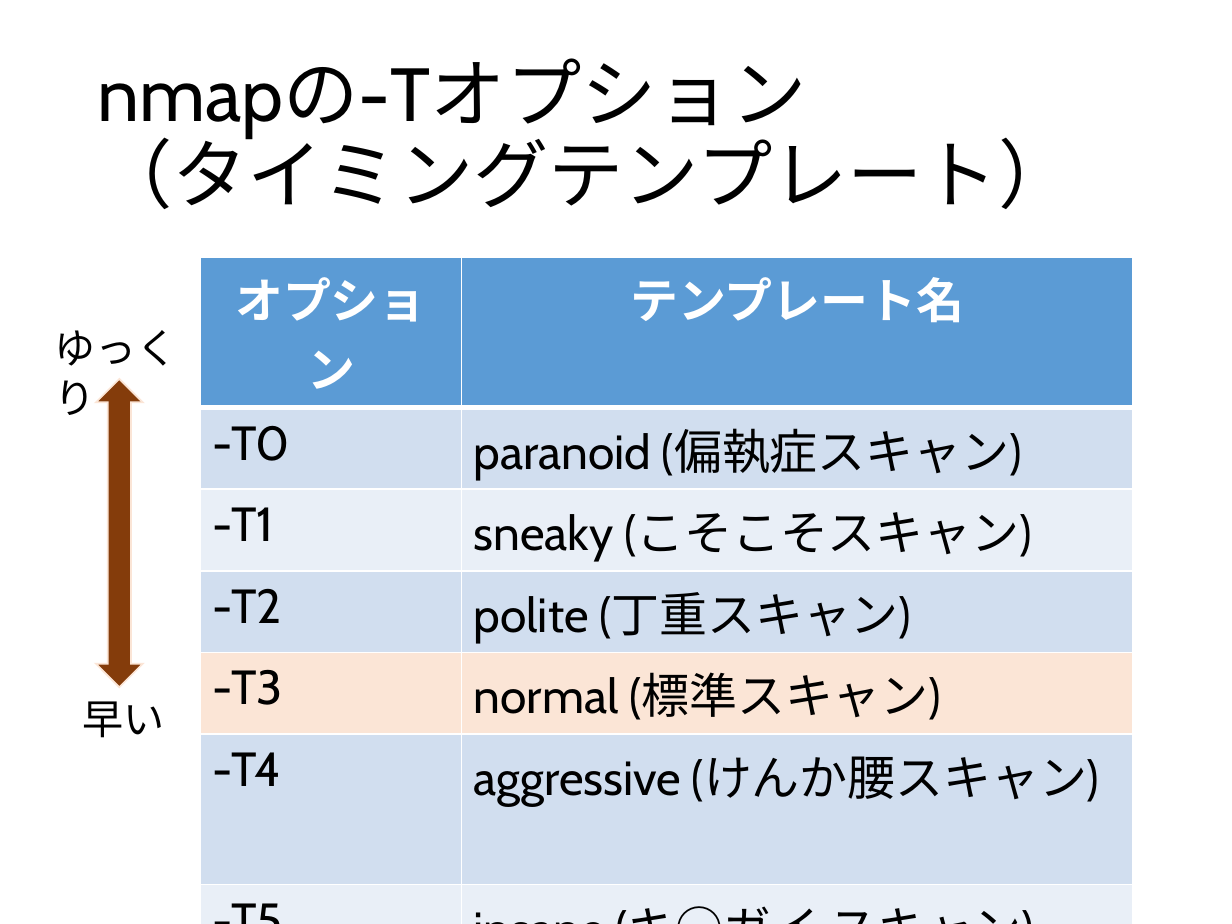
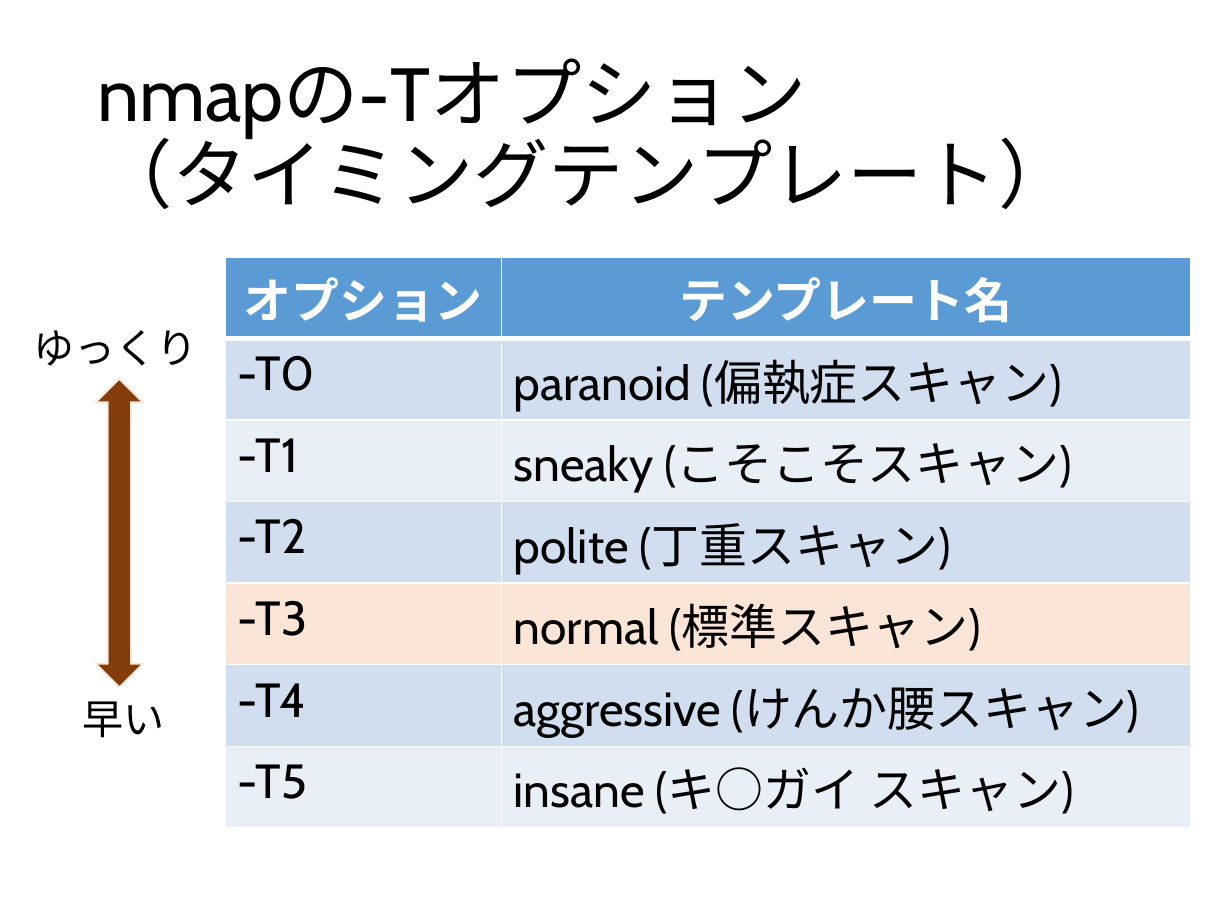
Before and after one commit to ozuma/sumida_sec, a slide deck: slide 10 of 2015-no.2/ppt/00_ozuma.pptx. Drawn at 1232x924 pixels with LibreOffice and Linux fonts; fonts in the diff are those of the drawing. Boxes give left, top, right and bottom in pixels: in the first picture for what was removed or moved away, otherwise in the second. Text is boxed around its words. In the diff, an @@ line names an element or a change of style, - is before the commit and + after.

```diff
--- a/2015-no.2/ppt/00_ozuma.pptx
+++ b/2015-no.2/ppt/00_ozuma.pptx
@@ table: place and size @@
-table at (201, 256, 1133, 860)
+table at (225, 256, 1190, 818)
@@ text "ゆっくり" rewrapped from (54, 330, 177, 415) to (34, 330, 198, 366) @@
```
Also in this commit, not shown: 5 other slides changed, 5 other files.
